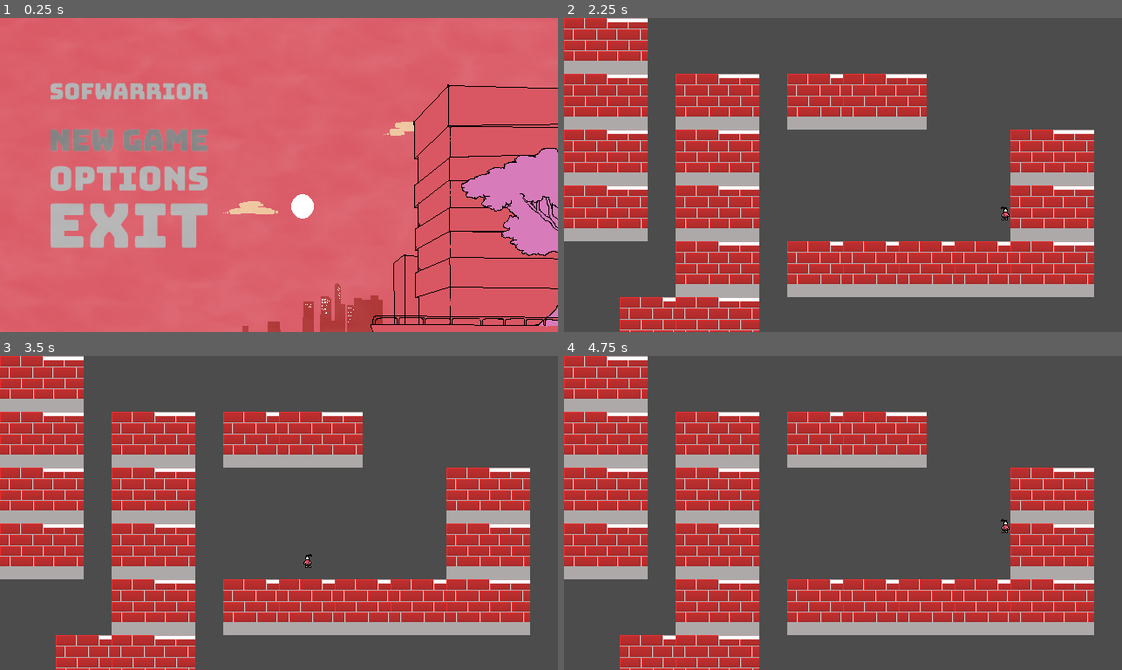
Above: before the commit, frames 1-4 (two rows, left to right).
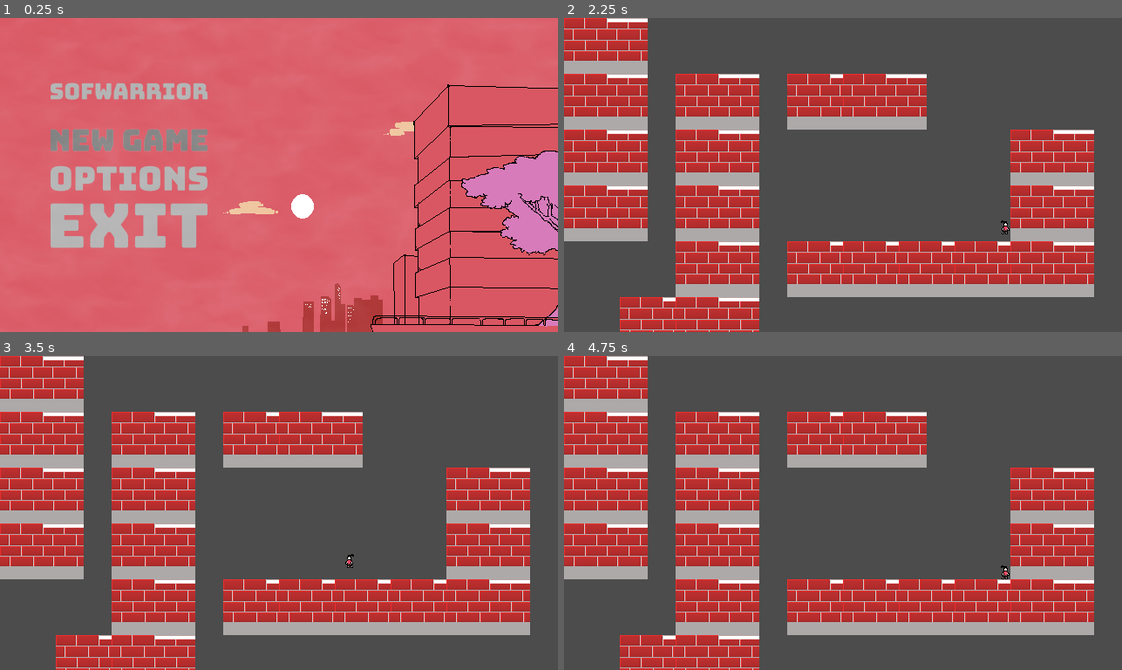
Above: after the commit, the same moments.

Repository: marcelo-lemos/Softwarrior
Game: Godot game, scene res://Nodes/UI/TitleScreen.tscn
The game is run twice, just before and just after one commit, with the same random seed, the same clock (stepped at 60 frames per second) and the same inputs. The engine's default icon, where the game draws it, is replaced by a stand-in: a white triangle on a blue panel in a dark square.
Inputs (mouse positions are in pixels of both pictures, inside the frame that each line leads up to):
- Up to frame 1 (0.25 s): no input
- Up to frame 2 (2.25 s): click (692, 140) at 0.5 s; tap Enter (ui_accept) at 1.25, 2 s; hold C (dash) 1.28-2.03 s; hold Right (ui_right) from 1.28 s (still down); tap Z (jump) at 1.52, 1.55, 1.82, 2.1 s
- Up to frame 3 (3.5 s): tap Z (jump) at 2.27, 2.57, 3.05 s; tap C (dash) at 2.3 s; tap Enter (ui_accept) at 2.75 s; release Right (ui_right) at 2.78 s; hold Left (ui_left) from 2.78 s (still down); hold C (dash) from 2.78 s (still down)
- Up to frame 4 (4.75 s): release Left (ui_left) at 3.53 s; release C (dash) at 3.53 s; hold Right (ui_right) from 3.53 s (still down); tap C (dash) at 3.6 s; tap Z (jump) at 3.77, 4.07 s; hold Z (jump) from 4.28 s (still down)

The runs differ from the first frame. In frame 1, 0.5% of the frame differs, in the area x 82-100%, y 41-76%; in frame 2, less than 0.1%; in frame 3, less than 0.1%; in frame 4, less than 0.1%.

Commit message:
developing wallJump

Diff:
--- a/game/Nodes/Characters/Player/Jump.gd
+++ b/game/Nodes/Characters/Player/Jump.gd
@@ -20,6 +20,8 @@
 func update(delta):
 	if body.is_on_floor():
 		emit_signal("finished", "move")
+	elif check_wall(wallDetection):
+		emit_signal("finished", "on_wall")
 
 	var input_direction = get_input_direction()
 	player.velocity.x = input_direction[0] * AIR_MOVE_SPEED
--- a/game/Nodes/Characters/Player/Motion.gd
+++ b/game/Nodes/Characters/Player/Motion.gd
@@ -20,3 +20,9 @@
 		sprite.flip_h = false
 	elif player.velocity.x < 0:
 		sprite.flip_h = true
+
+func check_wall(wall_detection):
+	for raycast in wall_detection.get_children():
+		if raycast.is_colliding():
+			return true
+	return false
--- a/game/Nodes/Characters/Player/OnWall.gd
+++ b/game/Nodes/Characters/Player/OnWall.gd
@@ -1,13 +1,25 @@
-extends Node
+extends "Motion.gd"
 
-# Declare member variables here. Examples:
-# var a = 2
-# var b = "text"
+const FRICTION = 8
 
-# Called when the node enters the scene tree for the first time.
-func _ready():
-	pass # Replace with function body.
+func enter():
+	print("Entering ONWALL")
+	player.has_dash = true
+	player.velocity.y = 0
 
-# Called every frame. 'delta' is the elapsed time since the previous frame.
-#func _process(delta):
-#	pass
+func exit():
+	print("Exiting ONWALL")
+
+func handle_input(event):
+	if event.is_action_pressed("jump") and get_input_direction()[0] != 0:
+		emit_signal("finished", "jump")
+	.handle_input(event)
+
+func update(delta):
+	player.velocity.y -= FRICTION
+	player.velocity.x += 0.02
+
+	if body.is_on_floor():
+		emit_signal("finished", "move")
+
+	.update(delta)
--- a/game/Nodes/Characters/Player/Player.tscn
+++ b/game/Nodes/Characters/Player/Player.tscn
@@ -18,6 +18,7 @@
 script = ExtResource( 1 )
 
 [node name="GenericCharacter" parent="." instance=ExtResource( 2 )]
+collision_mask = 2
 
 [node name="Sprite" parent="GenericCharacter" index="0"]
 texture = ExtResource( 3 )
@@ -26,7 +27,33 @@
 position = Vector2( 0.15, 0.06 )
 shape = SubResource( 1 )
 
+[node name="WallDetection" type="Node2D" parent="GenericCharacter"]
+
+[node name="RayCastFootLeft" type="RayCast2D" parent="GenericCharacter/WallDetection"]
+position = Vector2( 0, 6 )
+rotation = -3.14159
+cast_to = Vector2( 10, 0 )
+collision_mask = 2
+
+[node name="RayCastHeadLeft" type="RayCast2D" parent="GenericCharacter/WallDetection"]
+position = Vector2( 0, -5.14 )
+rotation = -3.14159
+cast_to = Vector2( 10, 0 )
+collision_mask = 2
+
+[node name="RayCastHeadRight" type="RayCast2D" parent="GenericCharacter/WallDetection"]
+position = Vector2( 0, -5.14 )
+cast_to = Vector2( 10, 0 )
+collision_mask = 2
+
+[node name="RayCastFootRight" type="RayCast2D" parent="GenericCharacter/WallDetection"]
+position = Vector2( 0, 6 )
+enabled = true
+cast_to = Vector2( 10, 0 )
+collision_mask = 2
+
 [node name="StateMachine" type="Node" parent="GenericCharacter"]
+editor/display_folded = true
 script = ExtResource( 4 )
 START_STATE = NodePath("Move")
 
--- a/game/Nodes/Characters/Player/PlayerBaseState.gd
+++ b/game/Nodes/Characters/Player/PlayerBaseState.gd
@@ -6,6 +6,8 @@
 onready var player = get_node("../../..")
 onready var body = get_node("../..")
 onready var sprite = body.get_node("Sprite")
+onready var wallDetection = body.get_node("WallDetection")
+
 
 func enter():
 	pass
--- a/game/Nodes/Characters/Player/PlayerController.gd
+++ b/game/Nodes/Characters/Player/PlayerController.gd
@@ -1,5 +1,6 @@
 extends Node2D
 
+const GRAVITY = 10.0
 const NORMAL = Vector2(0,-1)
 
 #physics vars
@@ -12,5 +13,5 @@
 var has_double_jump = true
 
 func _process(delta):
-	velocity.y += 10
+	velocity.y += GRAVITY
 	velocity = body.move_and_slide(velocity, NORMAL)
--- a/game/Nodes/Stages/TestStage.tscn
+++ b/game/Nodes/Stages/TestStage.tscn
@@ -7,8 +7,10 @@
 
 [node name="TileMap" type="TileMap" parent="."]
 tile_set = ExtResource( 1 )
+collision_layer = 2
+collision_mask = 0
 format = 1
 tile_data = PoolIntArray( 0, 0, 0, 65536, 0, 0, 65538, 0, 0, 65540, 0, 0, 65541, 0, 0, 131072, 0, 0, 131074, 0, 0, 131080, 0, 0, 196608, 0, 0, 196610, 0, 0, 196616, 0, 0, 262146, 0, 0, 262148, 0, 0, 262149, 0, 0, 262150, 0, 0, 262151, 0, 0, 262152, 0, 0, 327681, 0, 0, 327682, 0, 0 )
 
-[node name="MainCharacter" parent="." instance=ExtResource( 2 )]
+[node name="Player" parent="." instance=ExtResource( 2 )]
 position = Vector2( 275.5, 248.161 )
--- a/game/Nodes/UI/TitleScreen.tscn
+++ b/game/Nodes/UI/TitleScreen.tscn
@@ -76,7 +76,7 @@
 [node name="Arvore" type="AnimatedSprite" parent="."]
 z_index = 3
 frames = SubResource( 1 )
-frame = 2
+frame = 3
 playing = true
 centered = false
 
